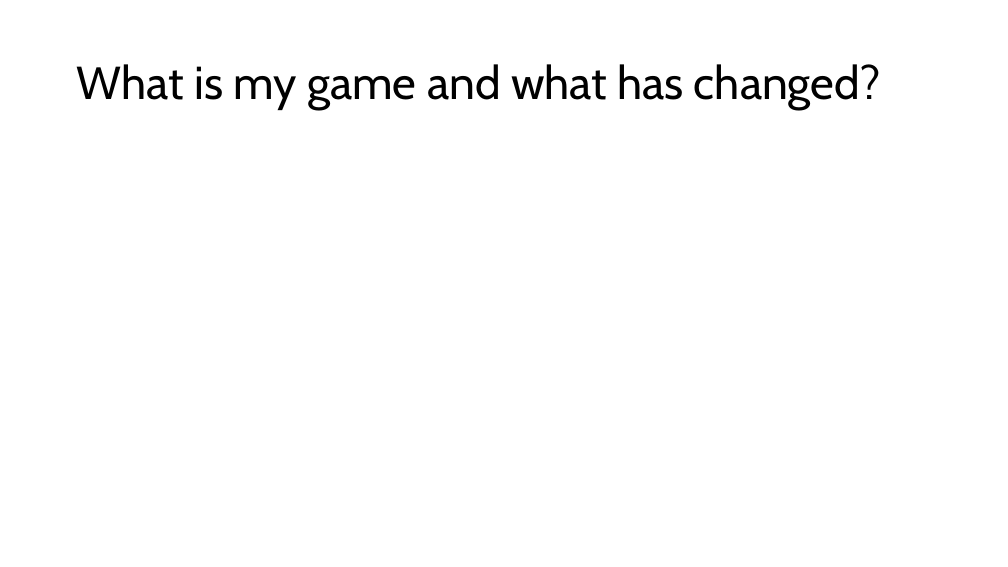
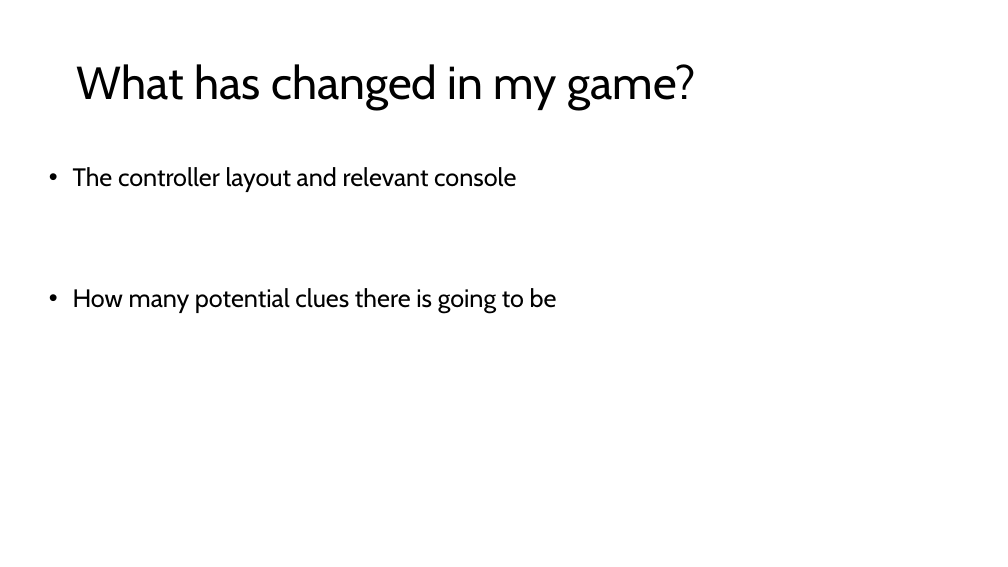
Before and after one commit to ANARKYproductions224/Sentence-Served, a slide deck: slide 3 of Sentence Served Folder/Progress Presentation.pptx (slide 2 before the commit). Drawn at 1008x567 pixels with LibreOffice and Linux fonts; fonts in the diff are those of the drawing. Boxes give left, top, right and bottom in pixels: in the first picture for what was removed or moved away, otherwise in the second. Text is boxed around its words. In the diff, an @@ line names an element or a change of style, - is before the commit and + after.

```diff
--- a/Sentence Served Folder/Progress Presentation.pptx
+++ b/Sentence Served Folder/Progress Presentation.pptx
@@ title at <box>77,64,695,110</box>: text changed @@
-What is my game and what has changed?
+What has changed in my game?
@@ text added at <box>73,167,557,313</box>, 24 pt, text #000000 @@
+• The controller layout and relevant console
+• How many potential clues there is going to be
```
Also in this commit, not shown: 3 other slides changed, 1 slide added, 1 other file.
